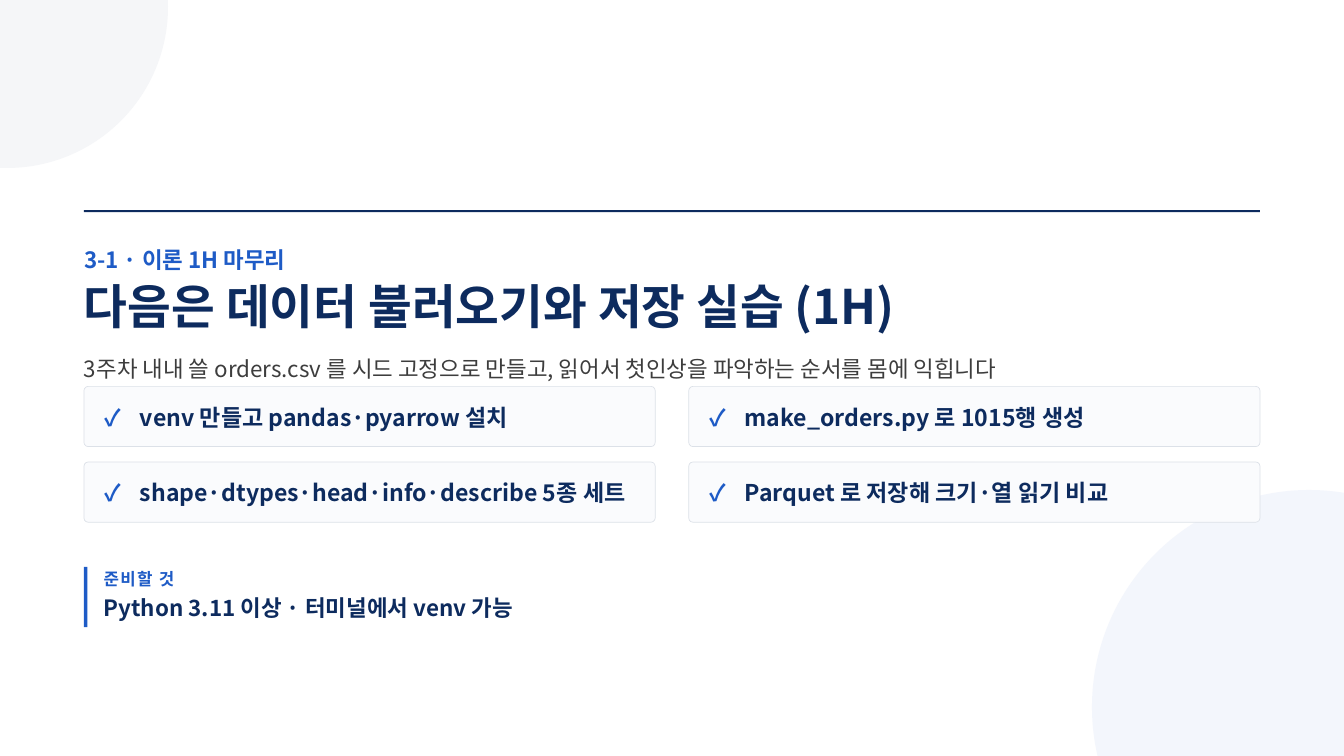
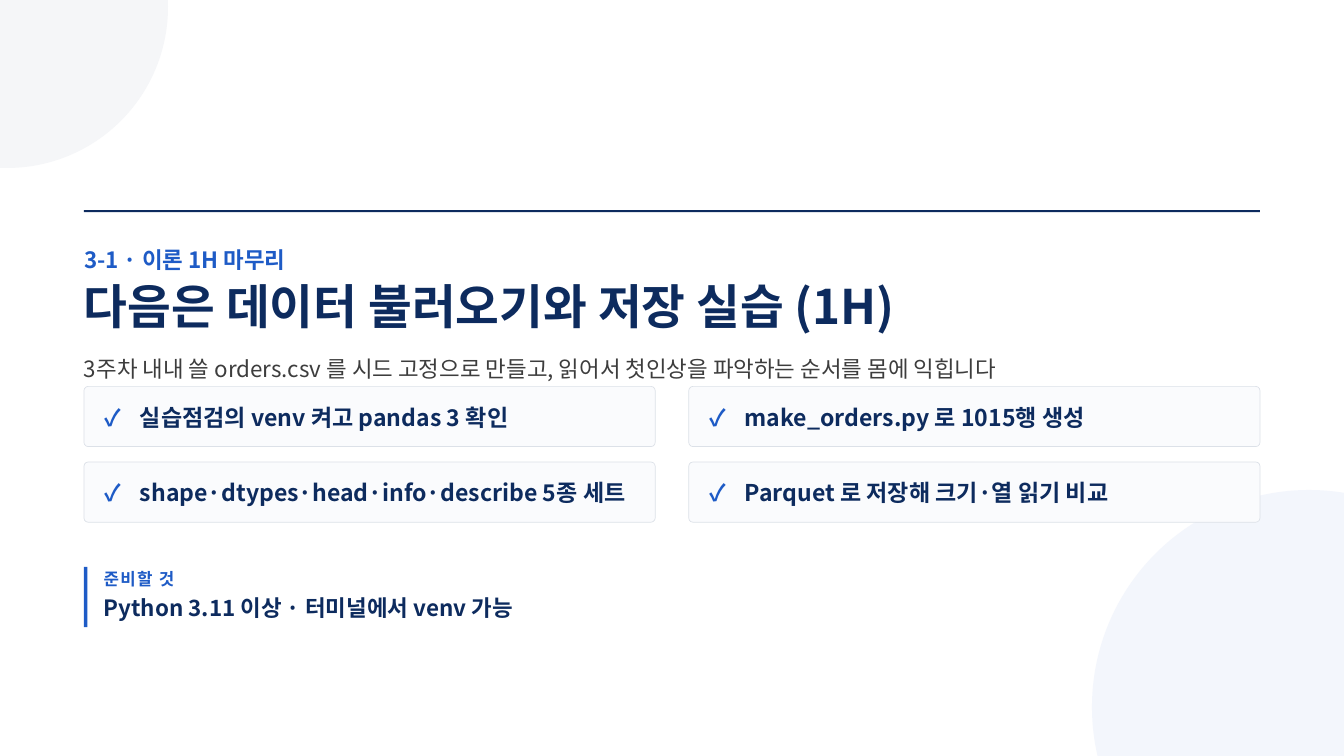
Before and after one commit to aebonlee/materials, a slide deck: slide 11 of data-eng/decks/w3d1s1.pptx. Drawn at 1344x756 pixels with LibreOffice and Linux fonts; fonts in the diff are those of the drawing. Boxes give left, top, right and bottom in pixels: in the first picture for what was removed or moved away, otherwise in the second. Text is boxed around its words. In the diff, an @@ line names an element or a change of style, - is before the commit and + after.

Commit message:
data-eng: 3-1 덱 점검 반영(amount 결측·venv 켜기·[ns] 병기)

```diff
--- a/data-eng/decks/w3d1s1.pptx
+++ b/data-eng/decks/w3d1s1.pptx
@@ text at bbox=[140, 406, 508, 431]: text changed @@
-venv 만들고 pandas·pyarrow 설치
+실습점검의 venv 켜고 pandas 3 확인
```
Also in this commit, not shown: 1 other slide changed, 9 other files.
